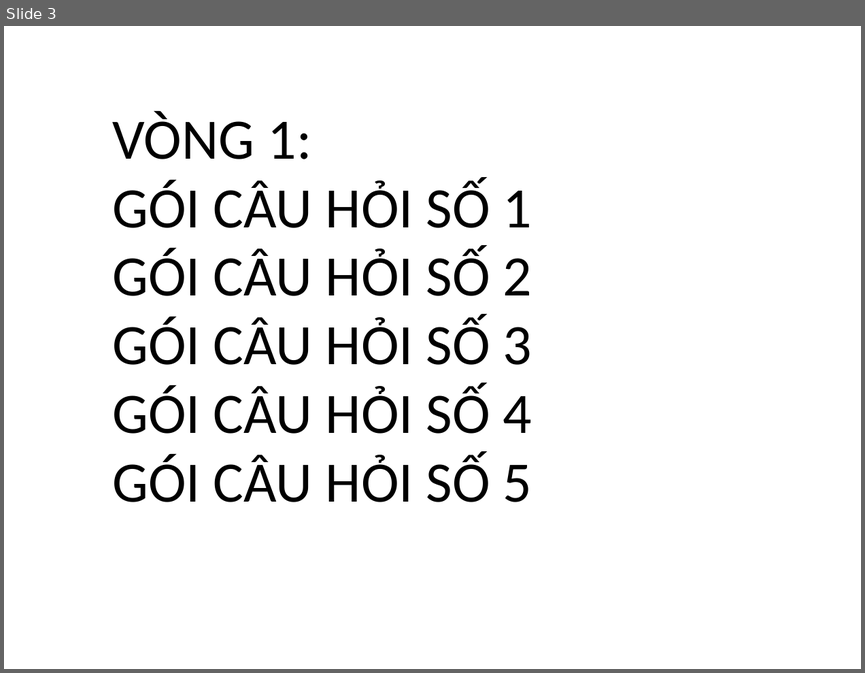
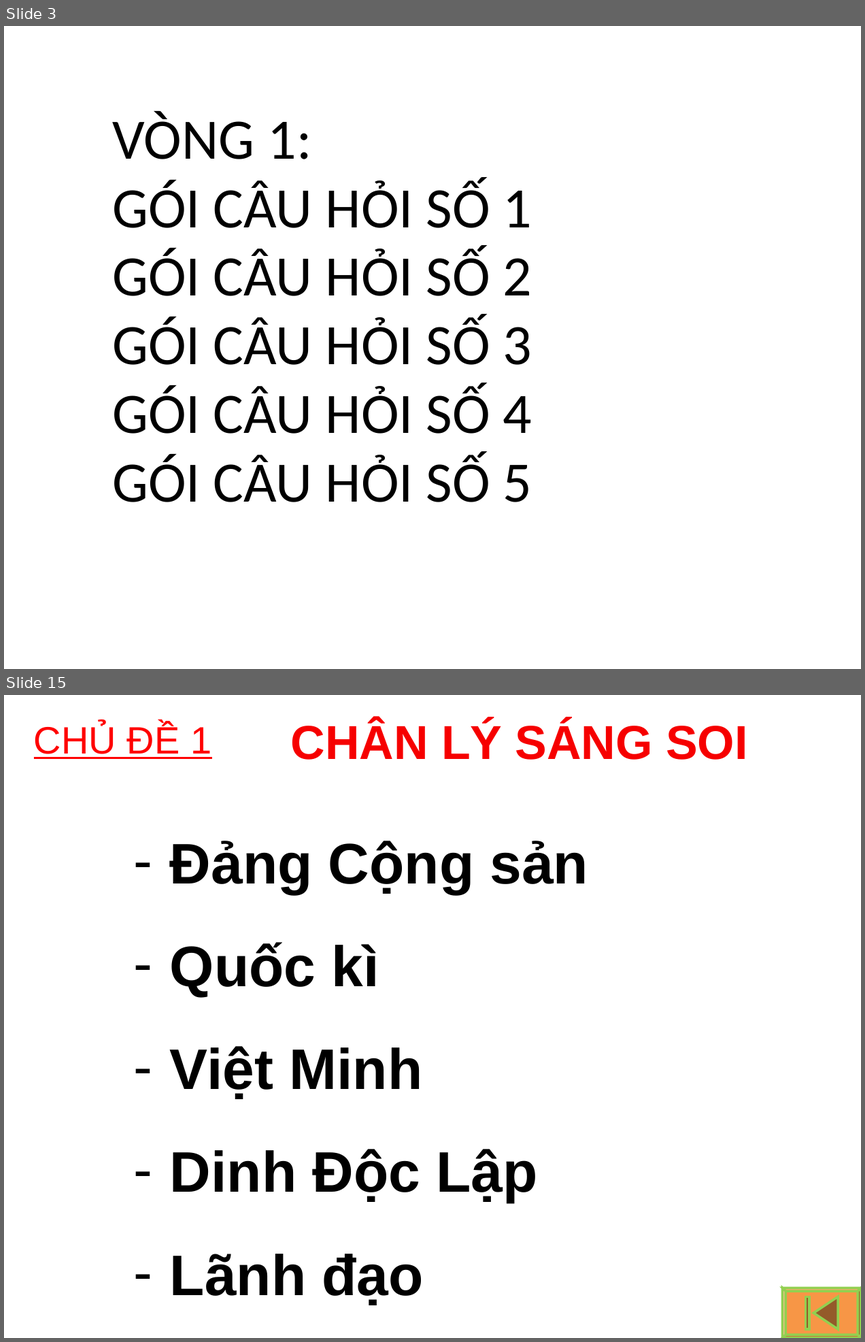
Before and after one commit to huytt/giao-an, a slide deck: hoi_thi.ppt. Shown one above the other, each under a label of ours: slide 3 before the commit, slides 3 and 15 after it; the slides between them are not shown. The pictures are 865x673 and 865x1342 pixels, drawn with LibreOffice and Linux fonts; fonts in the diff are those of the drawing; background and template pictures are left out. Boxes give left, top, right and bottom in pixels: in the first picture for what was removed or moved away, otherwise in the second. Text is boxed around its words. In the diff, an @@ line names an element or a change of style, - is before the commit and + after.

```diff
--- a/hoi_thi.ppt
+++ b/hoi_thi.ppt
@@ slide 15 added at bbox=[4, 695, 861, 1338], background picture (left out) @@
@@ text added at bbox=[34, 724, 211, 759], 32 pt, text #FF0000, underline @@
+CHỦ ĐỀ 1
@@ text added at bbox=[291, 721, 747, 760], 40 pt, text #F60000, bold @@
+CHÂN LÝ SÁNG SOI
@@ text added at bbox=[170, 841, 589, 1305], 48 pt, text #000000, bold @@
+– Đảng Cộng sản
+– Quốc kì
+– Việt Minh
+– Dinh Độc Lập
+– Lãnh đạo
@@ freeform shape added at bbox=[782, 1288, 861, 1338], fill #F79646, outline #92D050 2.01 pt @@
```
Also in this commit, not shown: 2 slides changed, 10 other slides added, 4 slides removed.
